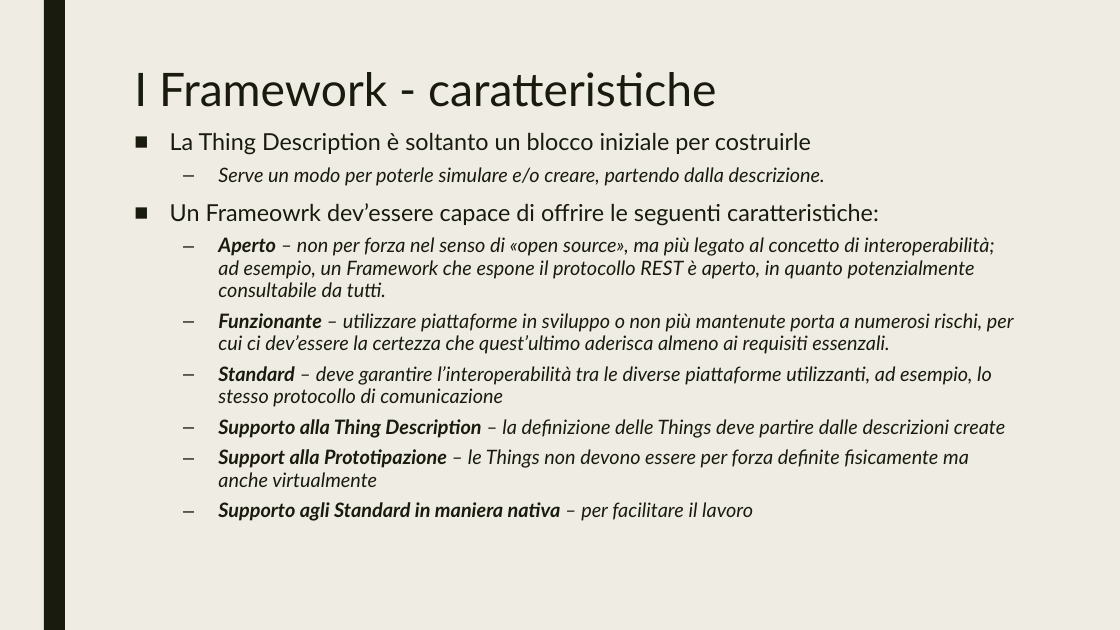
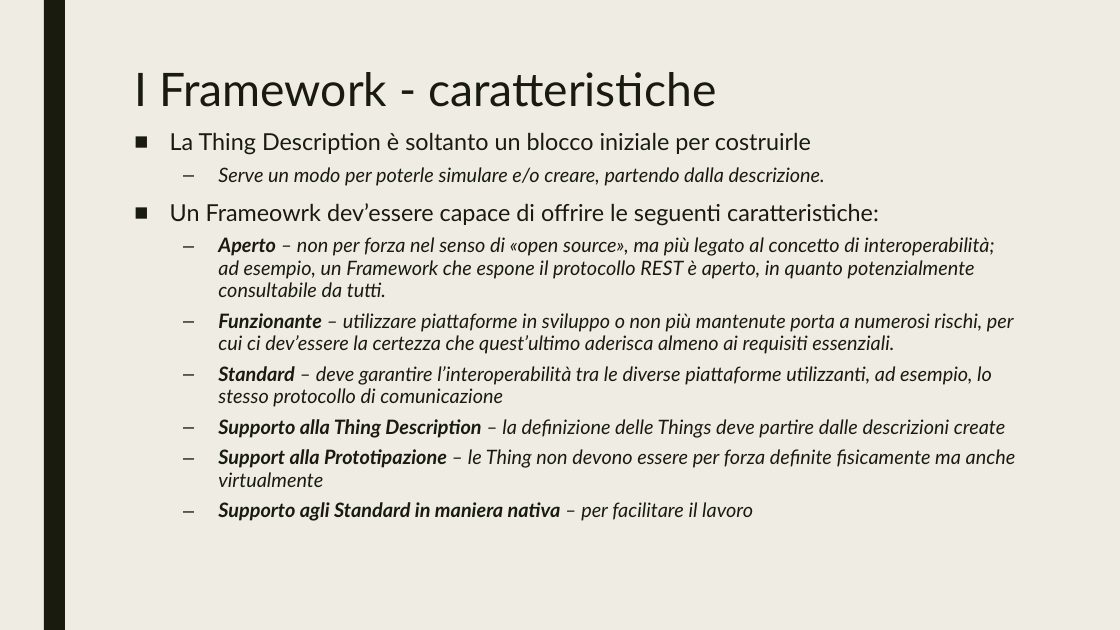
Before and after one commit to Martinocom/pervasive-semantic-exam, a slide deck: slide 17 of doc/Presentation.pptx. Drawn at 1120x630 pixels with LibreOffice and Linux fonts; fonts in the diff are those of the drawing. Boxes give left, top, right and bottom in pixels: in the first picture for what was removed or moved away, otherwise in the second. Text is boxed around its words. In the diff, an @@ line names an element or a change of style, - is before the commit and + after.

```diff
--- a/doc/Presentation.pptx
+++ b/doc/Presentation.pptx
@@ text at [218,313,1014,354]: text changed @@
-  – Funzionante – utilizzare piattaforme in sviluppo o non più mantenute porta a numerosi rischi, per cui ci dev’essere la certezza che quest’ultimo aderisca almeno ai requisiti essenzali.
+  – Funzionante – utilizzare piattaforme in sviluppo o non più mantenute porta a numerosi rischi, per cui ci dev’essere la certezza che quest’ultimo aderisca almeno ai requisiti essenziali.
@@ text at [218,449,1016,487]: text changed @@
-  – Support alla Prototipazione – le Things non devono essere per forza definite fisicamente ma anche virtualmente
+  – Support alla Prototipazione – le Thing non devono essere per forza definite fisicamente ma anche virtualmente
```
Also in this commit, not shown: 14 other slides changed, 8 slides added.
